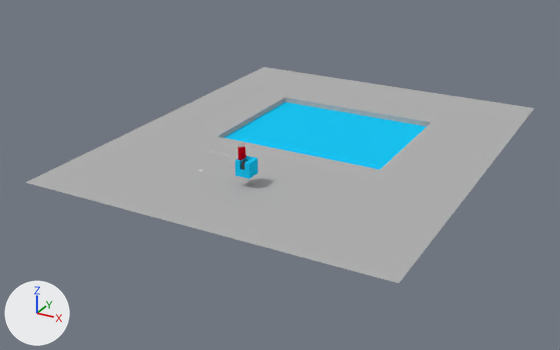
The Blender file player.blend, before and after one commit.
Rendered twice from a 50 mm lens placed at (18.3, -29.8, 14.9), pointed at (-1.0, 5.3, -2.7). The lights are fixed; the arrows at lower left show +X, +Y and +Z.

Before the edit, the objects in view are built like this:
```python
me_cube = bpy.data.meshes.new('Cube')
me_cube.from_pydata(...)  # 34 vertices, 30 faces; spans x -0.4..0.4, y -0.4..0.4, z -0.4..0.4
me_cube.materials.append(mat_material_002)  # cyan #1bc8f7
me_cube_002 = bpy.data.meshes.new('Cube.002')
me_cube_002.from_pydata(...)  # a box spanning x -5.13..5.13, y -4.35..4.35, z -0.6..0.6
me_cube_002.materials.append(mat_water)  # cyan #1bc8f7
me_plane = bpy.data.meshes.new('Plane')
me_plane.from_pydata(...)  # 20 vertices, 13 faces; spans x -1.97..1.97, y -1.0..3.76, z -0.19..0.0
me_plane.materials.append(mat_material_003)  # grey #b2b2b2
ob_donotlink_ground = bpy.data.objects.new('DONOTLINK_Ground', me_plane)
ob_donotlink_ground.location = (0.0, 0.0, -1.0)
ob_donotlink_ground.scale = (5.0, 5.0, 5.0)
ob_donotlink_watertest = bpy.data.objects.new('DONOTLINK_WaterTest', me_cube_002)
ob_donotlink_watertest.location = (0.0, 9.01, -1.89)
ob_player = bpy.data.objects.new('player', me_cube)
ob_player.location = (0.0, 0.0, 0.0)
```
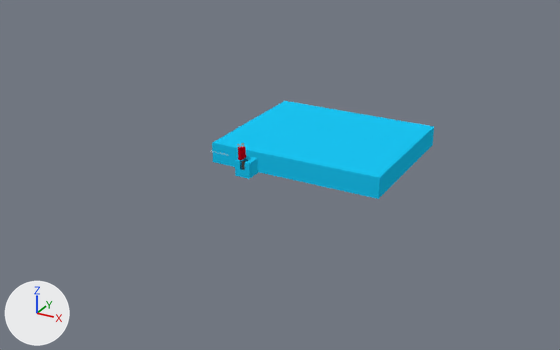
Changed parts and their boxes (x1, y1, x2, y2) in the pictures (560 x 350 px):
'DONOTLINK_Ground', hidden: before (25, 67, 534, 283)

Diff of the bpy script that builds the scene:
```diff
--- a/player.blend.py
+++ b/player.blend.py
@@ ob_donotlink_ground @@
 ob_donotlink_ground.scale = (5.0, 5.0, 5.0)
+ob_donotlink_ground.hide_set(True)  # its collection is switched off
```
